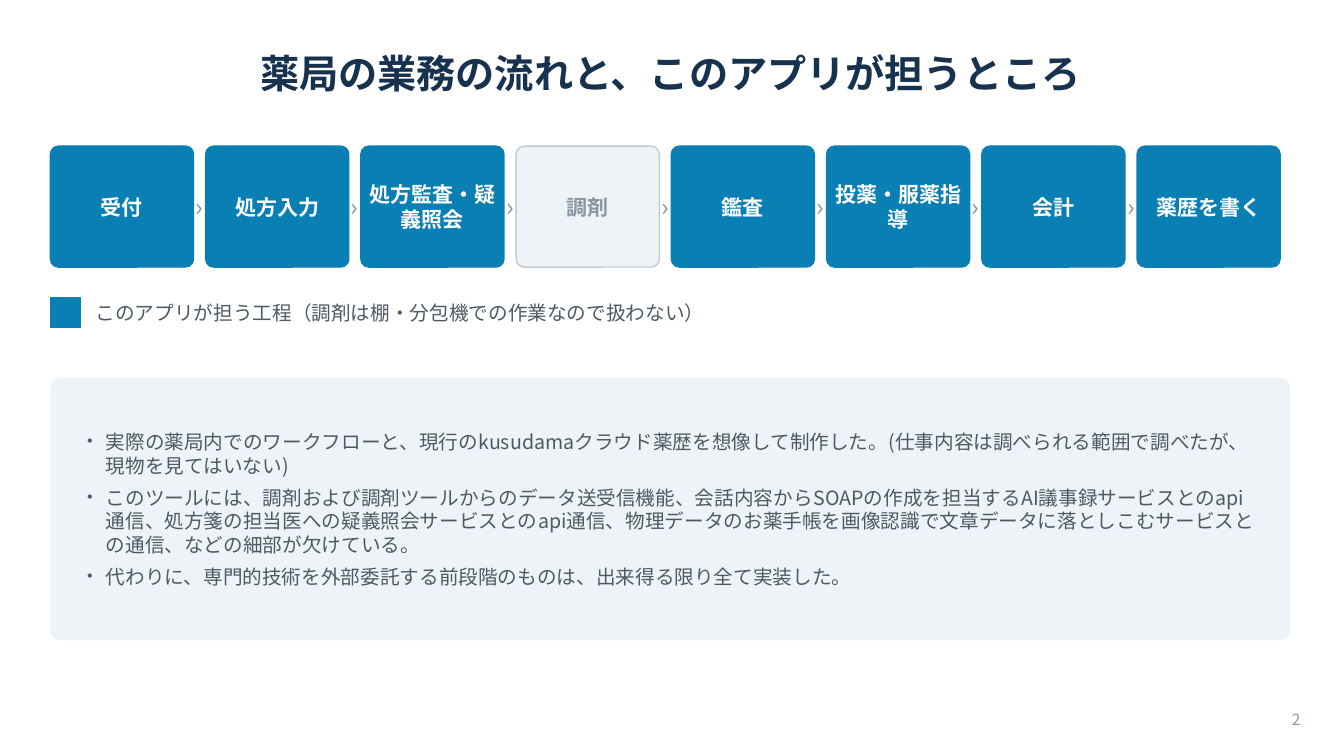
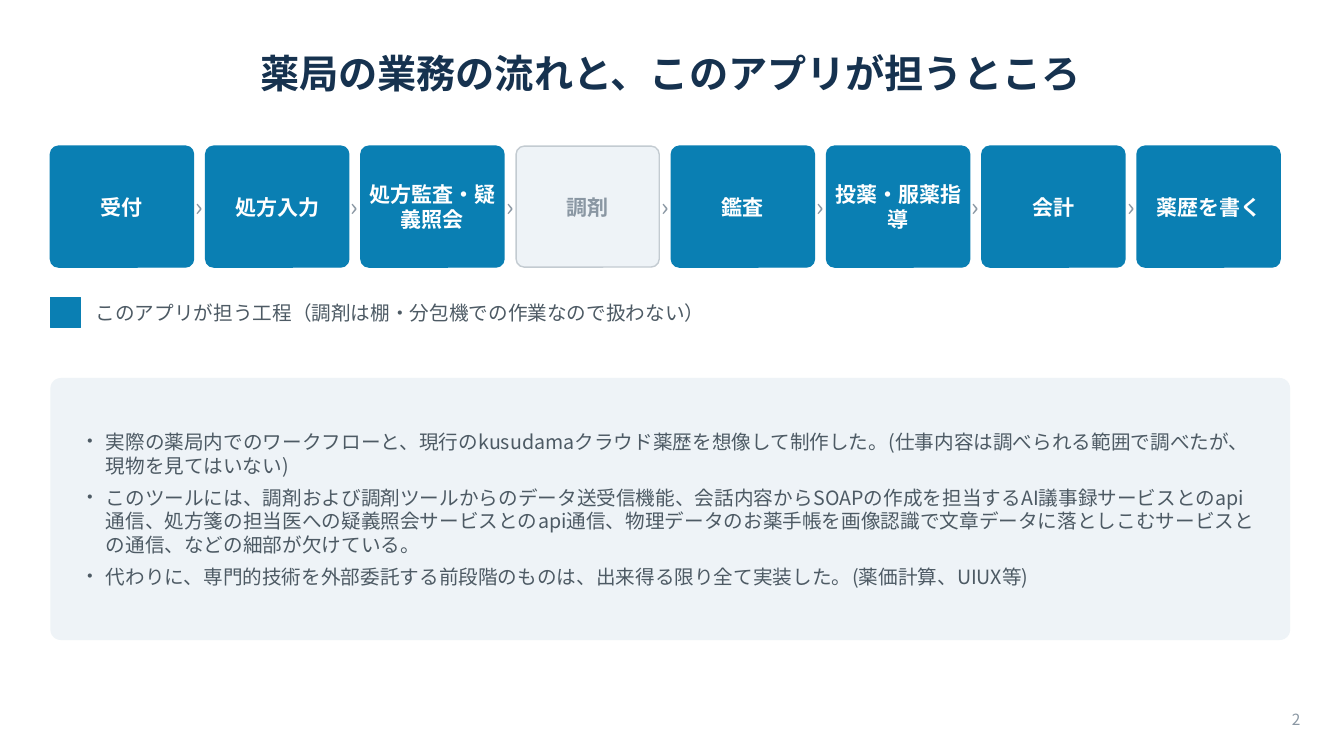
Before and after one commit to Raion613/pharmacy-app, a slide deck: slide 2 of docs/紹介資料.pptx. Drawn at 1344x756 pixels with LibreOffice and Linux fonts; fonts in the diff are those of the drawing. Boxes give left, top, right and bottom in pixels: in the first picture for what was removed or moved away, otherwise in the second. Text is boxed around its words. In the diff, an @@ line names an element or a change of style, - is before the commit and + after.

```diff
--- a/docs/紹介資料.pptx
+++ b/docs/紹介資料.pptx
@@ text at <box>106,567,1029,588</box>: text changed @@
-・ 代わりに、専門的技術を外部委託する前段階のものは、出来得る限り全て実装した。
+・ 代わりに、専門的技術を外部委託する前段階のものは、出来得る限り全て実装した。(薬価計算、UIUX等)
```
Also in this commit, not shown: 2 other slides changed, 1 slide added.
